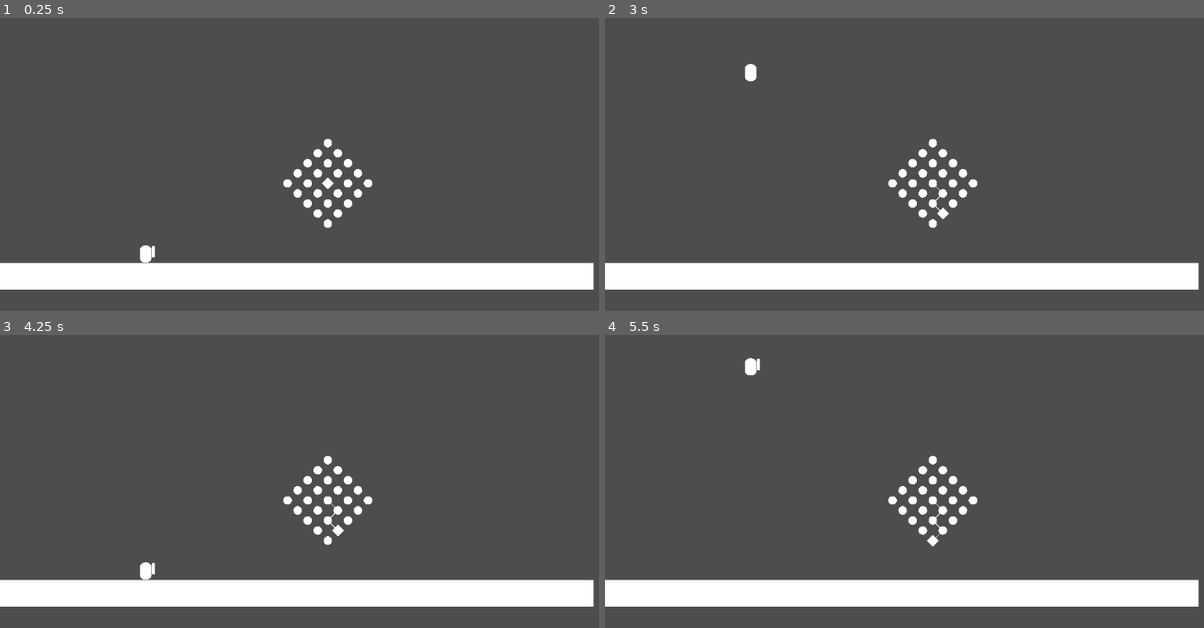
Above: before the commit, frames 1-4 (two rows, left to right).
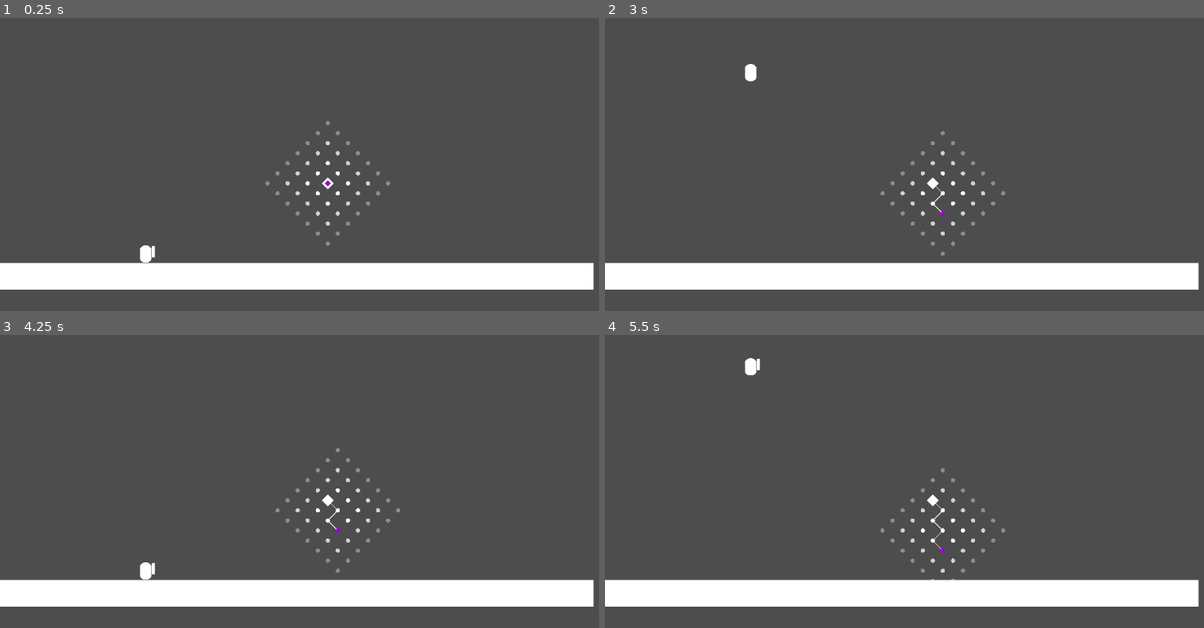
Above: after the commit, the same moments.

Repository: init-Sense/antlia
Game: Godot game, scene res://levels/level_00.tscn
The game is run twice, just before and just after one commit, with the same random seed, the same clock (stepped at 60 frames per second) and the same inputs. The project has no main scene, so this scene is started directly.
Inputs:
- Up to frame 1 (0.25 s): no input
- Up to frame 2 (3 s): tap Enter at 0.5, 2.75 s; hold C (down_right) 0.53-2.03 s; tap F (equip_flute) every 0.75 s from 0.6 to 2.85 s; tap Space (jump) at 0.77, 1.25, 1.52 s; hold Z (down_left) 2.03-2.78 s; hold C (down_right) from 2.78 s (still down)
- Up to frame 3 (4.25 s): keep holding C (down_right); tap Space (jump) at 3.02, 3.77 s; tap F (equip_flute) at 3.6 s
- Up to frame 4 (5.5 s): tap Space (jump) at 4.25, 4.52 s; release C (down_right) at 4.28 s; hold Z (down_left) 4.28-5.03 s; tap F (equip_flute) at 4.35, 5.1 s; hold C (down_right) from 5.03 s (still down)

The runs differ from the first frame. In frame 1, 1.0% of the frame differs, in the area x 44-66%, y 35-78%; in frame 2, 1.0%; in frame 3, 1.0%; in frame 4, 1.1%, in the area x 46-67%, y 41-84%.

Commit message:
feat: Dynamic grid

Diff:
--- a/levels/level_00.tscn
+++ b/levels/level_00.tscn
@@ -1,7 +1,7 @@
 [gd_scene load_steps=5 format=3 uid="uid://w81uxd2416e5"]
 
 [ext_resource type="PackedScene" uid="uid://bonct5gi6l6pm" path="res://prefabs/player.tscn" id="1_gkh1h"]
-[ext_resource type="PackedScene" uid="uid://d3qpmtkdpruux" path="res://prefabs/grid_5x5.tscn" id="1_sj2j1"]
+[ext_resource type="PackedScene" uid="uid://d3qpmtkdpruux" path="res://prefabs/grid.tscn" id="1_sj2j1"]
 
 [sub_resource type="RectangleShape2D" id="RectangleShape2D_sj2j1"]
 size = Vector2(1566, 47.5)
--- a/prefabs/grid_5x5.tscn
+++ b/prefabs/grid.tscn
@@ -1,27 +1,38 @@
-[gd_scene load_steps=4 format=3 uid="uid://d3qpmtkdpruux"]
+[gd_scene load_steps=5 format=3 uid="uid://d3qpmtkdpruux"]
 
 [ext_resource type="Script" uid="uid://d2wnk015y8iun" path="res://scripts/grid.gd" id="1_bounl"]
 
 [sub_resource type="SphereMesh" id="SphereMesh_g0toy"]
 
+[sub_resource type="QuadMesh" id="QuadMesh_g0toy"]
+
 [sub_resource type="QuadMesh" id="QuadMesh_pblws"]
 
-[node name="Grid" type="Node2D" node_paths=PackedStringArray("cell_mesh", "current_note")]
+[node name="Grid" type="Node2D" node_paths=PackedStringArray("cell_mesh", "current_note", "start_point_mesh")]
 rotation = 0.785398
 script = ExtResource("1_bounl")
 cell_mesh = NodePath("Cell")
 current_note = NodePath("Current")
+start_point_mesh = NodePath("Start")
 default_spacing = 50.0
+grid_size = 3
 
 [node name="Camera2D" type="Camera2D" parent="."]
 
 [node name="Cell" type="MeshInstance2D" parent="."]
 visible = false
-scale = Vector2(30, 29.97)
+scale = Vector2(15, 14.985)
 mesh = SubResource("SphereMesh_g0toy")
 
 [node name="Current" type="MeshInstance2D" parent="."]
 visible = false
+modulate = Color(0.623529, 0, 0.823529, 1)
+scale = Vector2(1, 0.999)
+mesh = SubResource("QuadMesh_g0toy")
+
+[node name="Start" type="MeshInstance2D" parent="."]
+visible = false
+scale = Vector2(2, 2)
 mesh = SubResource("QuadMesh_pblws")
 
 [node name="Segment" type="Line2D" parent="."]
--- a/scripts/grid.gd
+++ b/scripts/grid.gd
@@ -3,16 +3,19 @@
 @export_group("Grid Elements")
 @export var cell_mesh: MeshInstance2D = MeshInstance2D.new()
 @export var current_note: MeshInstance2D = MeshInstance2D.new()
+@export var start_point_mesh: MeshInstance2D = MeshInstance2D.new()
 
 @export_group("Grid Properties")
-@export var grid_rows: int = 5
-@export var grid_cols: int = 5
 @export var default_spacing: float = 30.0
+@export var grid_size: int = 2
+@export var core_size: int = 1
 
 var grid: Dictionary = {}
 var current_position: Vector2i = Vector2i.ZERO
+var grid_center: Vector2i = Vector2i.ZERO
 var links: Array[Vector2i] = []
 var current_cell_instance: MeshInstance2D
+var start_point_instance: MeshInstance2D
 var path_line: Line2D
 
 const DIRECTIONS = {
@@ -29,14 +32,7 @@
 func _ready():
 	generate_grid()
 	setup_path_line()
-
-	current_cell_instance = current_note.duplicate()
-	grid[Vector2i.ZERO].add_child(current_cell_instance)
-	current_cell_instance.visible = true
-	current_cell_instance.position = Vector2.ZERO
-
-	links.append(Vector2i.ZERO)
-	update_path()
+	setup_start_and_current_note()
 
 func setup_path_line():
 	path_line = Line2D.new()
@@ -44,22 +40,25 @@
 	path_line.default_color = Color.WHITE
 	add_child(path_line)
 
+func setup_start_and_current_note():
+	start_point_instance = start_point_mesh.duplicate()
+	grid[Vector2i.ZERO].add_child(start_point_instance)
+	start_point_instance.visible = true
+
+	current_cell_instance = current_note.duplicate()
+	grid[Vector2i.ZERO].add_child(current_cell_instance)
+	current_cell_instance.visible = true
+
+	links.append(Vector2i.ZERO)
+	update_path()
+
 func _process(_delta):
 	for direction in DIRECTIONS.keys():
 		if Input.is_action_just_pressed(direction):
 			move_note(DIRECTIONS[direction])
 
-func move_note(direction: Vector2i):
-	var target_pos = current_position + direction
-
-	if grid.has(target_pos):
-		if current_cell_instance:
-			current_cell_instance.get_parent().remove_child(current_cell_instance)
-
-		current_position = target_pos
-		grid[target_pos].add_child(current_cell_instance)
-		links.append(target_pos)
-		update_path()
+func is_within_core(pos: Vector2i) -> bool:
+	return abs(pos.x - grid_center.x) <= core_size and abs(pos.y - grid_center.y) <= core_size
 
 func update_path():
 	var points = []
@@ -68,18 +67,45 @@
 		points.append(local_pos)
 	path_line.points = PackedVector2Array(points)
 
-func generate_grid():
-	var offset = Vector2(grid_cols / 2, grid_rows / 2)
+func generate_grid(center: Vector2i = Vector2i.ZERO):
+	var cells_to_keep = links.duplicate()
+	for pos in grid.keys():
+		if !cells_to_keep.has(pos):
+			grid[pos].queue_free()
+			grid.erase(pos)
 
-	for y in range(grid_rows):
-		for x in range(grid_cols):
-			var cell = cell_mesh.duplicate()
-			add_child(cell)
-			cell.visible = true
+	for y in range(-grid_size, grid_size + 1):
+		for x in range(-grid_size, grid_size + 1):
+			var pos = Vector2i(x, y) + center
+			if !grid.has(pos):
+				create_cell(pos)
+				var distance_from_core = max(
+					max(0, abs(x) - core_size),
+					max(0, abs(y) - core_size)
+				)
+				if distance_from_core > 0:
+					var alpha = 1.0 - (float(distance_from_core) / (grid_size - core_size))
+					alpha = clampf(alpha, 0.2, 0.9)
+					grid[pos].modulate.a = alpha
 
-			var pos = Vector2(x - offset.x, y - offset.y)
-			cell.position = pos * default_spacing
-			grid[Vector2i(x - offset.x, y - offset.y)] = cell
+func create_cell(pos: Vector2i):
+	var cell = cell_mesh.duplicate()
+	add_child(cell)
+	cell.visible = true
+	cell.position = Vector2(pos) * default_spacing
+	grid[pos] = cell
 
-	if !cell_mesh.mesh:
-		print("Warning: No mesh assigned to cell_mesh template")
+func move_note(direction: Vector2i):
+	var target_pos = current_position + direction
+
+	if !is_within_core(target_pos):
+		grid_center += direction
+		generate_grid(grid_center)
+
+	if current_cell_instance:
+		current_cell_instance.get_parent().remove_child(current_cell_instance)
+
+	current_position = target_pos
+	grid[target_pos].add_child(current_cell_instance)
+	links.append(target_pos)
+	update_path()
